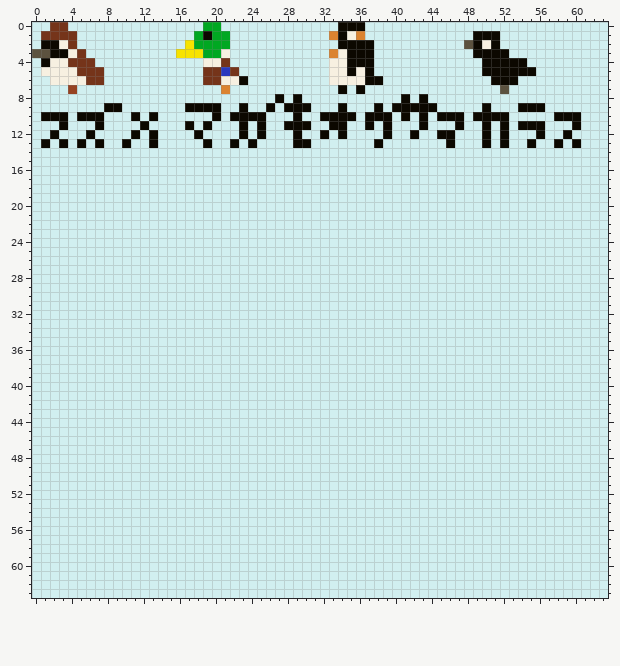
One commit to this pixel-art sprite: src/2024/birds.png. That is the earlier state.
The file is 64x64 pixels.
Once edited:
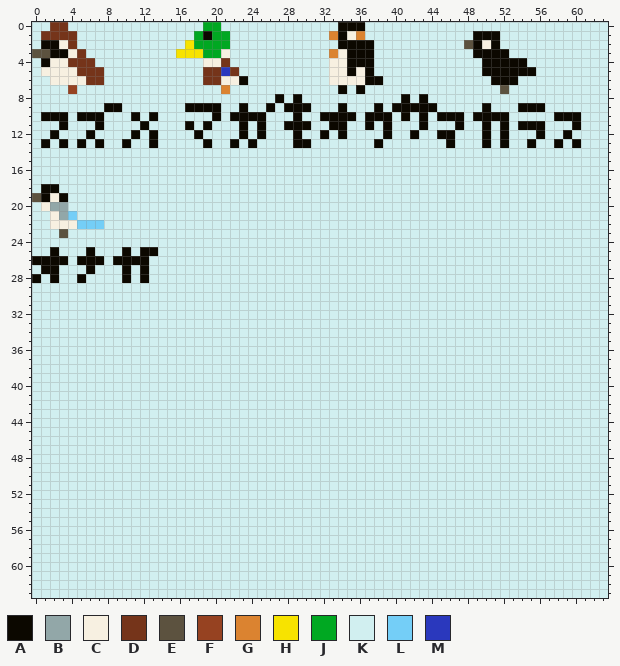
Palette (. is transparent): A #0c0800  B #92a7a8  C #f7f0e1  D #75341a  E #5c523f  F #964221  G #db8330  H #f7e300  J #00a822  K #d1eff0  L #74cef7  M #2a38bd
Edits made:
@@ x 0..15 @@
 17 KKKKKKKKKKKKKKKK
-18 KKKKKKKKKKKKKKKK
-19 KKKKKKKKKKKKKKKK
-20 KKKKKKKKKKKKKKKK
-21 KKKKKKKKKKKKKKKK
-22 KKKKKKKKKKKKKKKK
-23 KKKKKKKKKKKKKKKK
+18 KAAKKKKKKKKKKKKK
+19 EACAKKKKKKKKKKKK
+20 KCBBKKKKKKKKKKKK
+21 KKCBLKKKKKKKKKKK
+22 KKCCCLLLKKKKKKKK
+23 KKKEKKKKKKKKKKKK
 24 KKKKKKKKKKKKKKKK
-25 KKKKKKKKKKKKKKKK
-26 KKKKKKKKKKKKKKKK
-27 KKKKKKKKKKKKKKKK
-28 KKKKKKKKKKKKKKKK
+25 KKAKKKAKKKAKAAKK
+26 AAAAKAAAKAAAAKKK
+27 KAAKKKAKKKAKAKKK
+28 AKAKKAKKKKAKAKKK
 29 KKKKKKKKKKKKKKKK
Where, in picture pixels (left, top, right, bottom), the same in both pictures:
changed: (32, 184, 158, 283)
